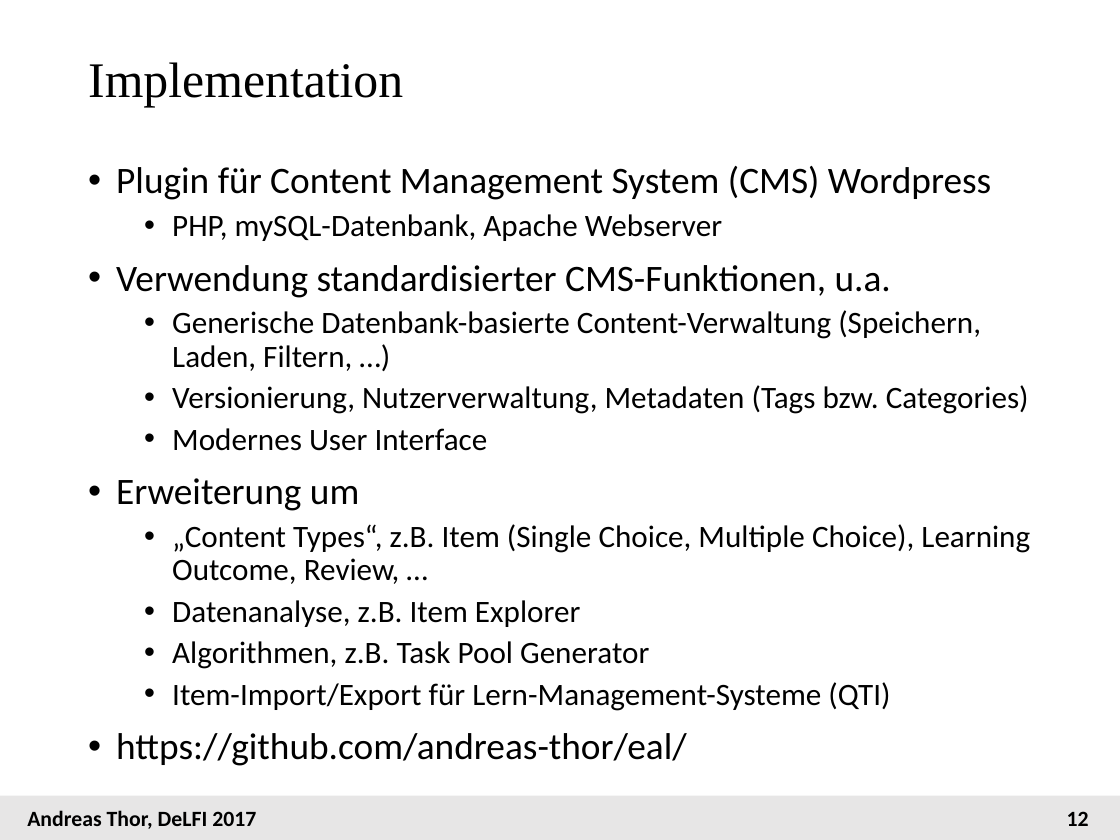
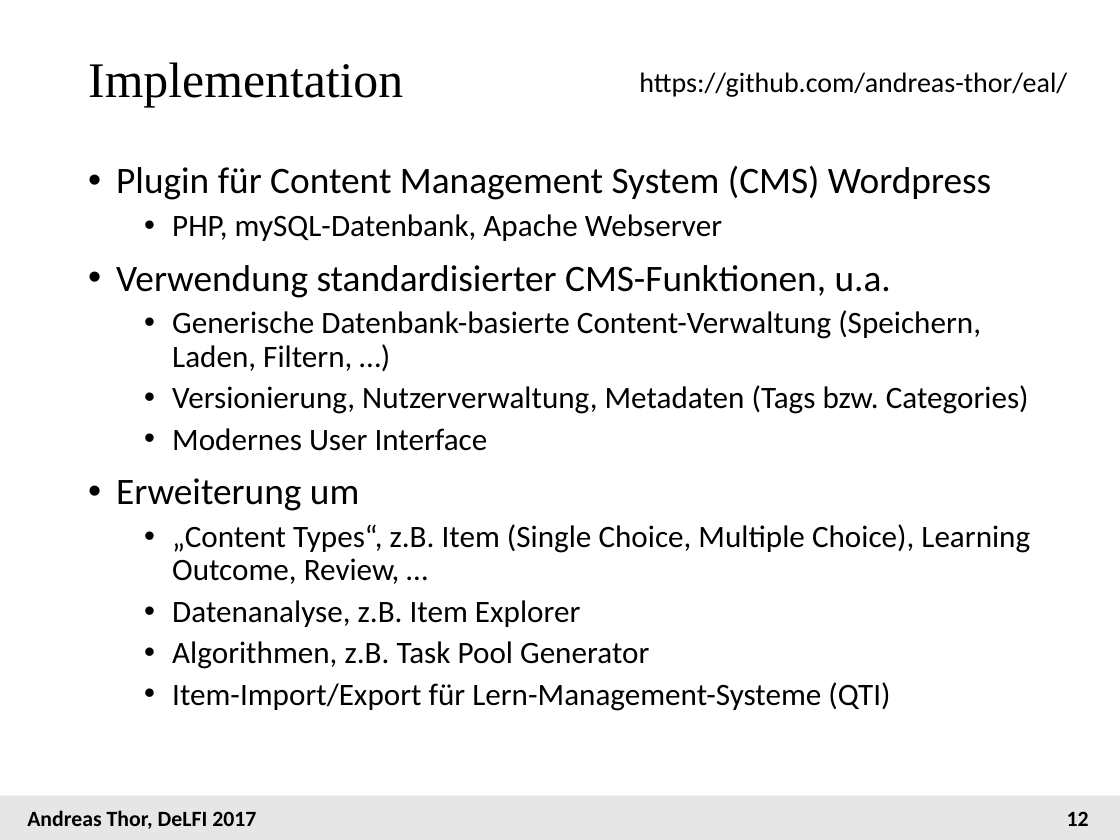
Before and after one commit to andreas-thor/eal, a slide deck: slide 12 of docs/papers/2017_Delfi/EAsLiT_Delfi_2017_Vortrag.pptx. Drawn at 1120x840 pixels with LibreOffice and Linux fonts; fonts in the diff are those of the drawing. Boxes give left, top, right and bottom in pixels: in the first picture for what was removed or moved away, otherwise in the second. Text is boxed around its words. In the diff, an @@ line names an element or a change of style, - is before the commit and + after.

```diff
--- a/docs/papers/2017_Delfi/EAsLiT_Delfi_2017_Vortrag.pptx
+++ b/docs/papers/2017_Delfi/EAsLiT_Delfi_2017_Vortrag.pptx
@@ text added at (639,72,1067,97), 18 pt, text #000000 @@
+https://github.com/andreas-thor/eal/
@@ text at (116,733,687,766): paragraph removed @@
-• https://github.com/andreas-thor/eal/
```
Also in this commit, not shown: 3 other slides changed, 3 slides removed, 2 other files.
